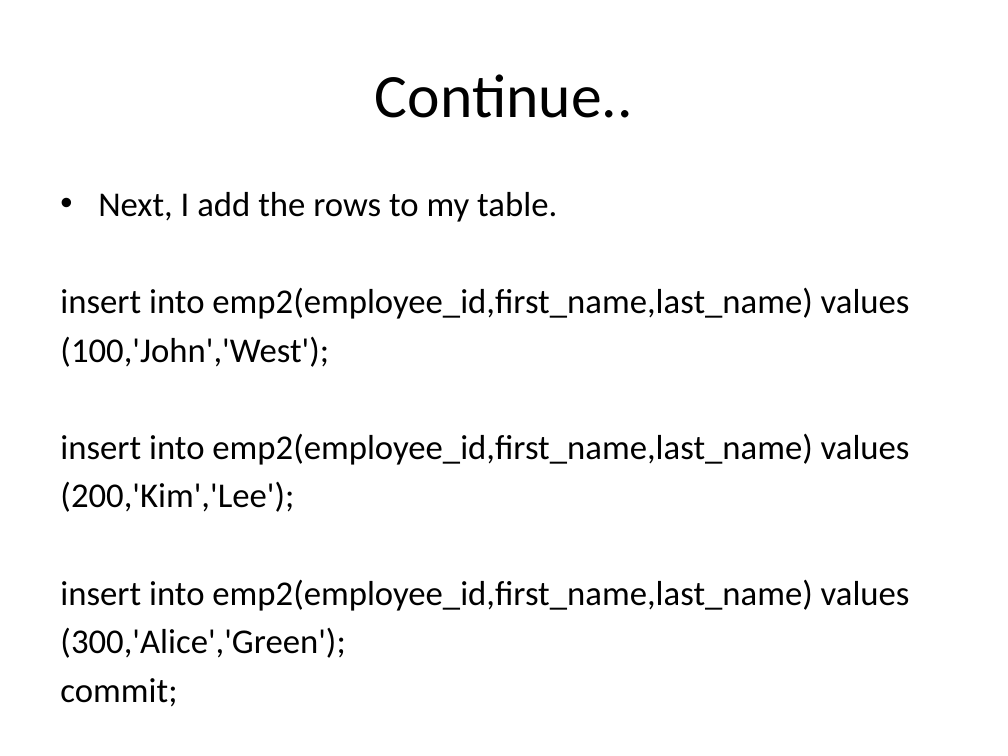
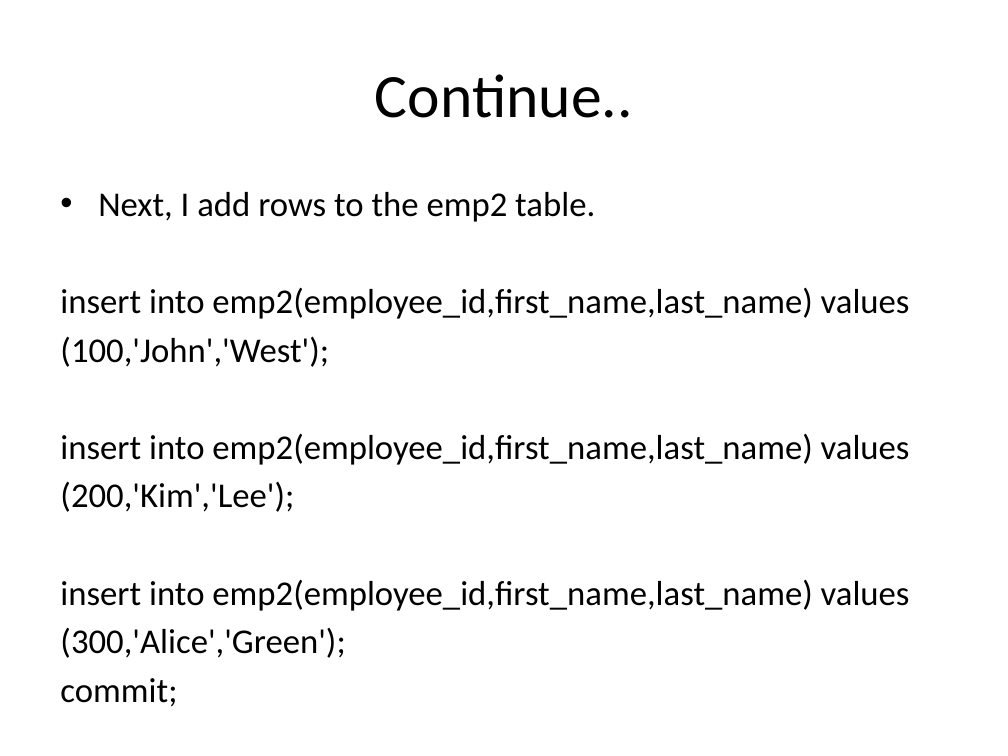
Before and after one commit to dottie333/dorothybox, a slide deck: slide 4 of SQLLDR/Bad_Vs_Discard.pptx. Drawn at 1008x756 pixels with LibreOffice and Linux fonts; fonts in the diff are those of the drawing. Boxes give left, top, right and bottom in pixels: in the first picture for what was removed or moved away, otherwise in the second. Text is boxed around its words. In the diff, an @@ line names an element or a change of style, - is before the commit and + after.

```diff
--- a/SQLLDR/Bad_Vs_Discard.pptx
+++ b/SQLLDR/Bad_Vs_Discard.pptx
@@ text at (98, 192, 595, 222): text changed @@
-• Next, I add the rows to my table.
+• Next, I add rows to the emp2 table.
```
Also in this commit, not shown: 4 other slides changed, 1 other file.
